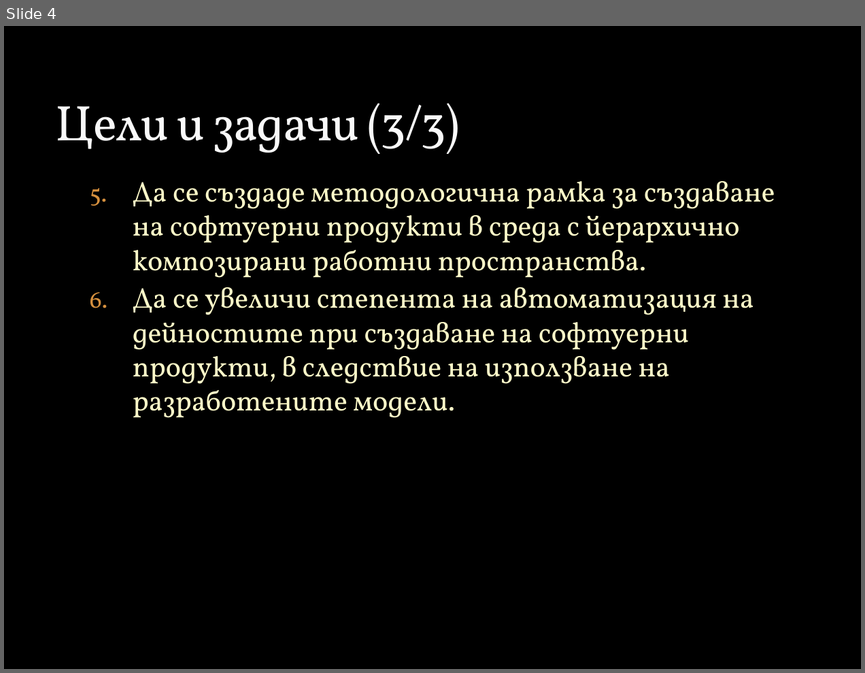
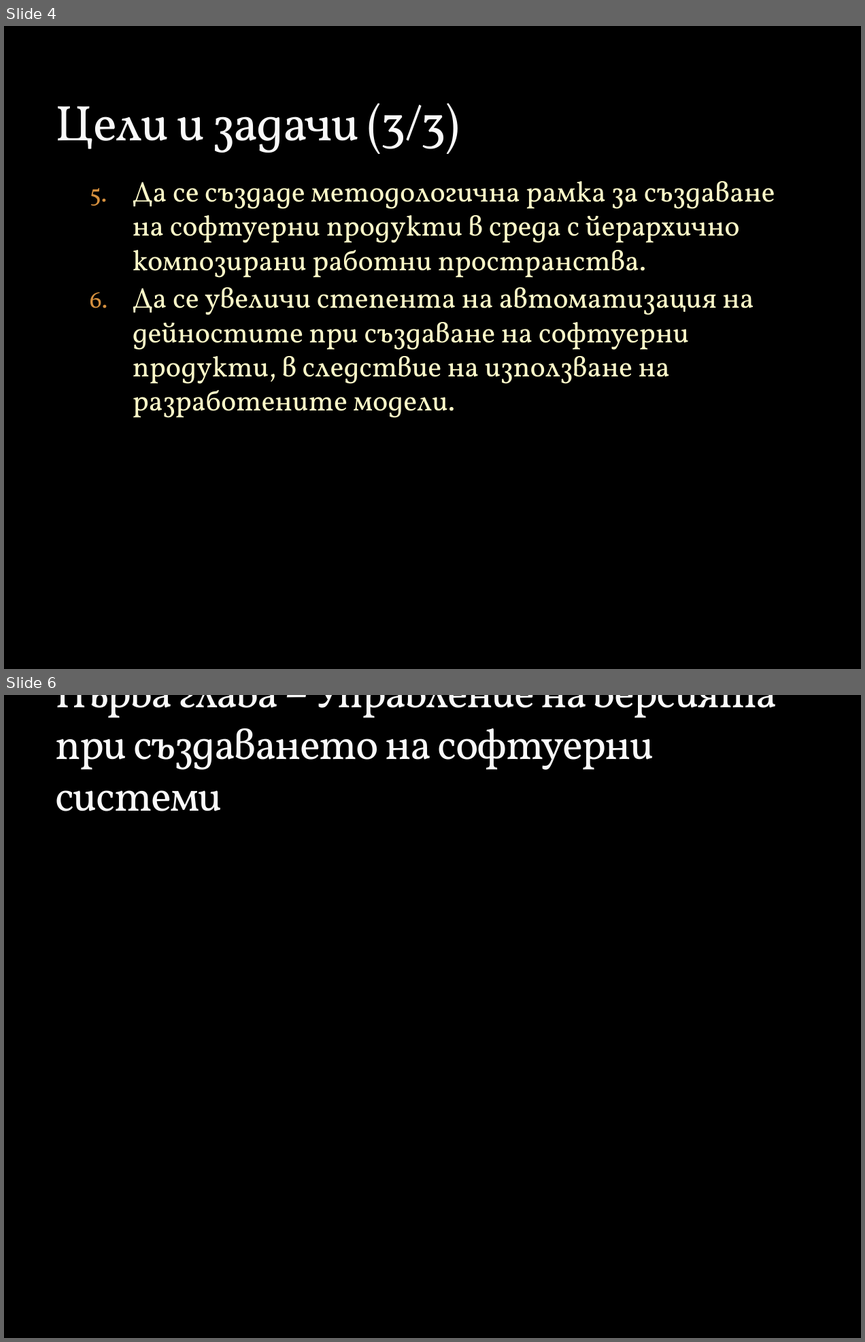
Before and after one commit to vjotov/versia, a slide deck: doc/Presentation.pptx. Shown one above the other, each under a label of ours: slide 4 before the commit, slides 4 and 6 after it; the slides between them are not shown. The pictures are 865x673 and 865x1342 pixels, drawn with LibreOffice and Linux fonts; fonts in the diff are those of the drawing; background and template pictures are left out. Boxes give left, top, right and bottom in pixels: in the first picture for what was removed or moved away, otherwise in the second. Text is boxed around its words. In the diff, an @@ line names an element or a change of style, - is before the commit and + after.

```diff
--- a/doc/Presentation.pptx
+++ b/doc/Presentation.pptx
@@ slide 6 added at box(4, 695, 861, 1338), background picture (left out) @@
@@ title added at box(55, 695, 777, 811), 36 pt, text #F9F9F9 @@
+Първа глава – Управление на версията при създаването на софтуерни системи
```
Also in this commit, not shown: 1 slide changed, 5 other slides added, 1 other file.
